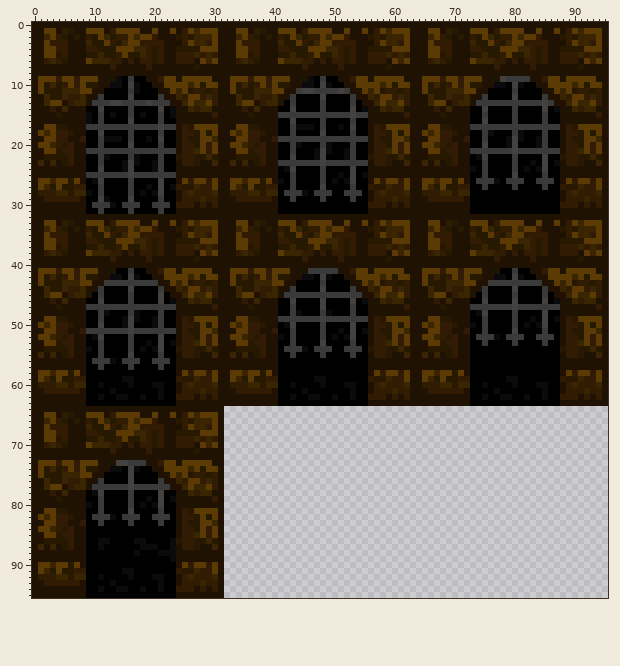
Two states of a sprite sheet, art/doors/dooropensheet.png. The picture above is the old version.
The file is 384x384 pixels, drawn in blocks of 4x4; one block is one cell here.
New version:
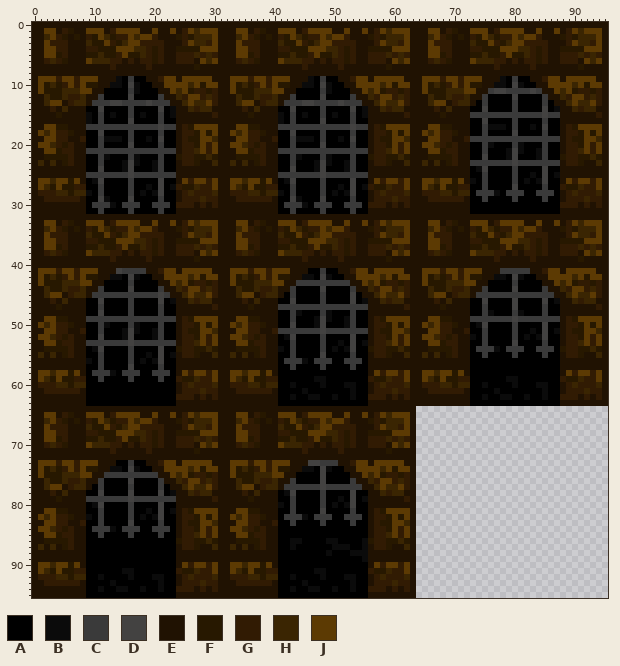
Palette (. is transparent): A #000000  B #0b0b0b  C #3a3a3a  D #434241  E #201202  F #271800  G #311b03  H #3a2502  J #5c3a03
The commit says: Added new door opening spritesheet
What changed:
Changed rows in their new state; - is an unchanged pixel.
first column x 41:
 9 -------------------------------------BA-AA-----
11 ---AAAA-BAAA-----------------------CDDC-CCDC---
13 -C-CDDC-CCDC-C-------------------A-AAAA-AAAACA-
15 BA-ABAA-ABAACAB-----------------CC-CCCC-CCCCDCC
16 B-C----D---------------------------------------
17 CC-CCCC-CCCC-CC-----------------AA-BBBA-AABADAA
18 --D----C---------------------------A---DA------
19 AA-BBBA-AABADAA-----------------CC-CCCCCCCCC-CC
20 ---A---DA-------------------------CB--ACB--A---
21 CC-CCCCCCCCC-CC-----------------AA-AAAB-BAAB-AA
22 --CB--ACB--A---------------------A----BD---BC--
23 AA-AAAB-BAAB-AA-----------------CC-CCCCDCCCCCCC
24 -A----BD---BC-------------------ABD------A-A---
25 CC-CCCCDCCCCCCC------------------------C--B-D-B
26 ABD------A-A--------------------BA-AA-A-AB-BDA-
27 -------C--B-D-B------------------------D-------
28 BA-AA-A-AB-BDA-------------------CCCB-CCC--CCC-
29 --DB---D--------------------------C----C----C--
30 -CCCB-CCC--CCC---------------------------------
31 --C----C----C----------------------------------
first column x 9:
41 -----DC-CC---------------------------AA-AA---------------------------CC-CC-----
43 ---AAAA-AAAA-----------------------CCCC-CCCC-----------------------AAAA-AAAA---
45 -C-CCCC-CCCC-C-------------------A-AAAA-AAAADA-------------------C-CCCC-CCCC-C-
46 ---------------------------------------C---------------------------------------
47 AA-AAAA-AAAA-AA-----------------CC-CCCCCCCCC-CC-----------------AA-AAAA-AAAA-AA
48 --DA----A--------------------------------------------------------ACB----B---C--
49 CC-CCCCCCCCC-CC-----------------AA-AAAB-BAAB-AA-----------------CC-CCCCDCCCCCCC
50 --CB--ACB--A---------------------A----BD---BC-------------------ABD------A-A---
51 AA-AAAB-BAAB-AA-----------------CC-CCCCDCCCCCCC------------------------C--B-D-B
52 -A----BD---BC-------------------ABD------A-A--------------------BA-AA-A-AB-BDA-
53 CC-CCCCDCCCCCCC------------------------C--B-D-B------------------------D-------
54 ABD------A-A--------------------BA-AA-A-AB-BDA-------------------CCCB-CCC--CCC-
55 -------C--B-D-B------------------------D--------------------------C----C----C--
56 BA-AA-A-AB-BDA-------------------CCCB-CCC--CCC---------------------------------
57 -------D--------------------------C----C----C----------------------------------
58 -CCCB-CCC--CCC-----------------------------------------------------------------
59 --C---AC----C------------------------------------------------------------------
60 --A----A---AA------------------------------------------------------------------
61 ----A-------A------------------------------------------------------------------
62 --A--AA--A--A------------------------------------------------------------------
64 -----------------------EEEEEEEEEEEEEEEEEEEEEEEEEEEEEEEE------------------------
65 -----------------------EEJJEGFEEJJJEGJJJJEEJEEJEGJHJJJE------------------------
66 -----------------------EEHJGFEFEGFJHFGGJHJJGEEEFGFHHHJE------------------------
67 -----------------------EEJGGGEEEHFFJGFHJJGGGGEEEGJHHGJE------------------------
68 -----------------------EEJJGGEEEGGFFFJJJHHGFGEEFFFFJJJE------------------------
69 -----------------------EEJJFGEEEFFHFFGJFFHGFGEEGGGHGHGE------------------------
70 -----------------------EEGHGFEEEJHHHGGEGEGGFGEEGGGEJHJE------------------------
71 -----------------------EEEEEEEEEEEEEGEEEEEGEEEEEEEFEEEE------------------------
72 -----------------------EEEEEEEEEEEEEEEEEEEEEEEEEEEEEEEE------------------------
73 -----AA-AA-------------EJJJGJJGJJJEEEDDCCCEEGJJEJJJJJEE------------------------
74 -----------------------EJFHFGJGJFFEEBBADBAAEEJJJJHJFJJE------------------------
75 ---CCCCCCCCC-----------EJFFFHHHJJEEAAAADAAAAEEJHJFGGFGE------------------------
76 -----------------------EEHFFHGGHEECAAAADAAAACEEHGJJGHGE------------------------
77 -A-AAAACAAAA-A---------EEHJJEGHHECCCCCCDCCCCCCEEHJHHJGE------------------------
78 -A-----D------B--------EEEGEHEEEABDAAAACAAAADAAEEHGHHEE------------------------
79 CC-CCCCDCCCCCCC--------EEEEFEEEEAACAAAACAABADABEEEEEEGE------------------------
80 ABD------A-A-----------EEEEEEEEEBACAAAACABABDAAEEEEEEEE------------------------
81 -------C--B-D-B--------EEJJFFEEEAACAAAADAAAACAAEGFJJJJE------------------------
82 BA-AA-A-AB-BDA---------EJHJGGFEEACCCBACCCAACCCAEGGFJFJE------------------------
83 -------D---------------EEJJGGEEGAACAAAACAAAACAAEGFFJJHE------------------------
84 -CCCB-CCC--CCC---------EJJHGFGEEAAAAAAAAAAAAAAAEGGFJGJE------------------------
85 --C----C----C----------EEJJFGGEEAAAAAAAAAAAAAAAEGGHJGJE------------------------
86 --AA----AA----A--------EEFFFFGEEAABBAAAABBAAAABFGGFFHFE------------------------
87 --A------AAA--A--------EHEHEFGEEAABAAAAAABBBAABEGGFEEHE------------------------
88 --------A---AAA--------EEEEEEEEEAAAAAAAABAAABBBEEEEEEEE------------------------
89 --------------A--------EEEEEEEEEAAAAAAAAAAAAAABEEEEEEEE------------------------
90 -----------------------EJJHJJFJEAAAAAAAAAAAAAAAEJGJJGJE------------------------
91 -----------------------EJHFJFFGGAAAAAABBAAAAAAAGFFHGGJE------------------------
92 -----------------------EGGGHHFHHAABAAAABAAABBAAEGHGGGHE------------------------
93 -----------------------EEGGGGGGEAAAABAAAAAAABAAEGGGHGGE------------------------
94 -----------------------EEEEEEEEEAABAABBAABAABAAGGGEGEGE------------------------
95 -----------------------EEEEEEEEEAAAAAAAAAAAAAAAEEEEEEEE------------------------
Changed places in both pictures, as pixel boxes (x1, y1, x2, y2):
changed: (470, 76, 560, 202)
changed: (278, 88, 368, 214)
changed: (86, 268, 176, 400)
changed: (278, 268, 368, 370)
changed: (470, 268, 560, 358)
added: (224, 406, 416, 598)
changed: (86, 460, 176, 562)
